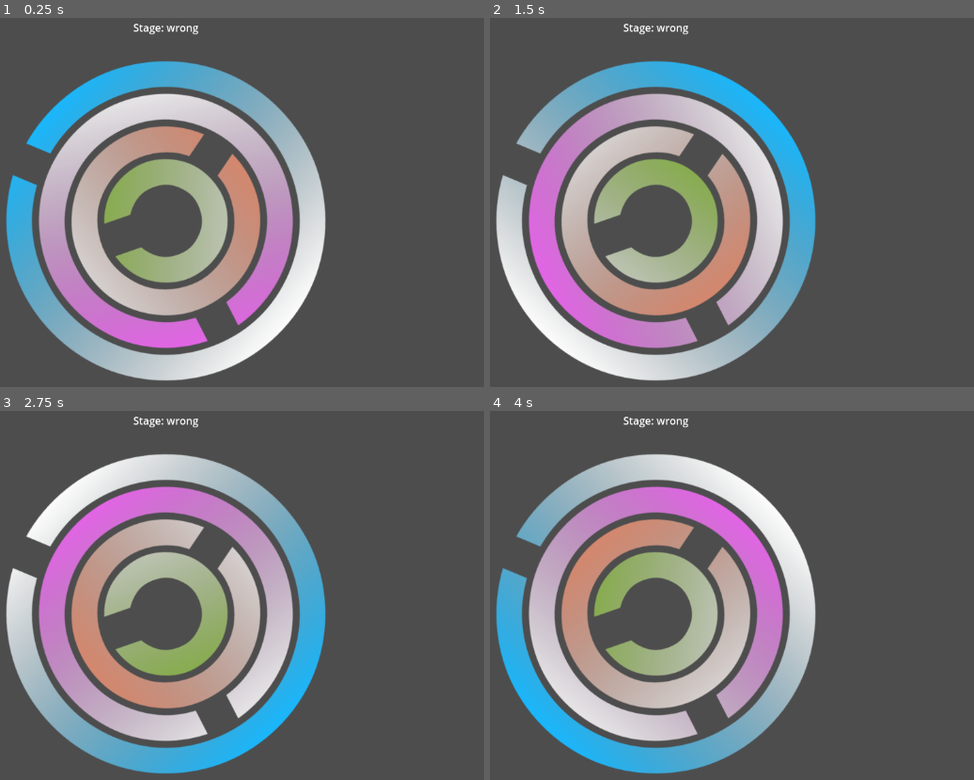
Above: before the commit, frames 1-4 (two rows, left to right).
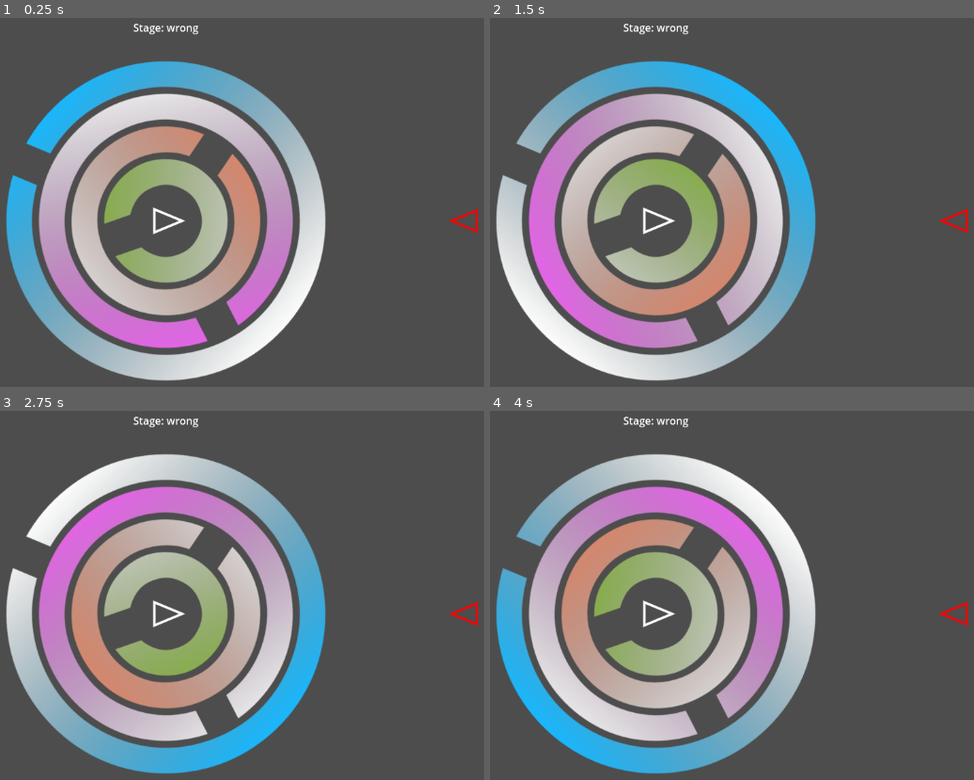
Above: after the commit, the same moments.

Repository: LettucePie/october
Game: Godot game, scene res://game.tscn
The game is run twice, just before and just after one commit, with the same random seed, the same clock (stepped at 60 frames per second) and the same inputs.
Inputs (mouse positions are in pixels of both pictures, inside the frame that each line leads up to):
- Up to frame 1 (0.25 s): no input
- Up to frame 2 (1.5 s): move the mouse to (819, 198) at 0.52 s; click (819, 198) at 0.67 s; move the mouse to (504, 243) at 1.27 s; click (504, 243) at 1.42 s
- Up to frame 3 (2.75 s): move the mouse to (242, 521) at 2.02 s; click (242, 521) at 2.17 s
- Up to frame 4 (4 s): move the mouse to (620, 698) at 2.77 s; click (620, 698) at 2.92 s; move the mouse to (882, 676) at 3.52 s; click (882, 676) at 3.67 s

The runs differ from the first frame. In frame 1, 0.3% of the frame differs, in the area x 31-99%, y 51-59%; in frame 2, 0.3%; in frame 3, 0.3%; in frame 4, 0.3%.

Commit message:
added waypoint triangles

Diff:
--- /dev/null
+++ b/components/waypoint.gd
@@ -0,0 +1,38 @@
+extends Node2D
+class_name Waypoint
+
+## Triangle Drawing Help
+var point_dir : Vector2 = Vector2.RIGHT
+@onready var base1_dir : Vector2 = Vector2.RIGHT.rotated(PI * -0.75)
+@onready var base2_dir : Vector2 = Vector2.RIGHT.rotated(PI * 0.75)
+## Dynamics
+var tri_scale : float = 25.0
+var rot_offset : float = 0.0
+var solver_edge : Vector2 = Vector2.RIGHT
+
+func _draw() -> void:
+	var center : Vector2 = get_window().size / 2
+	var center_tri : PackedVector2Array = [
+		center + (point_dir.rotated(rot_offset) * tri_scale),
+		center + (base1_dir.rotated(rot_offset) * tri_scale),
+		center + (base2_dir.rotated(rot_offset) * tri_scale),
+		center + (point_dir.rotated(rot_offset) * tri_scale)
+	]
+	draw_polyline(center_tri, Color.WHITE, 2.5, true)
+	## Edge Triangle
+	var edge : Vector2 = center
+	edge.x += center.x * 0.8
+	var edge_tri : PackedVector2Array = [
+		edge + (point_dir.rotated(rot_offset + PI) * (tri_scale * 0.9)),
+		edge + (base1_dir.rotated(rot_offset + PI) * (tri_scale * 0.9)),
+		edge + (base2_dir.rotated(rot_offset + PI) * (tri_scale * 0.9)),
+		edge + (point_dir.rotated(rot_offset + PI) * (tri_scale * 0.9)),
+	]
+	draw_polyline(edge_tri, Color.RED, 2.0, true)
+
+
+func rescale() -> void:
+	pass
+	## Figure out the size we want for our triangle, as well as if we're still
+	## orientated horizontal or vertical
+	# _Draw
--- a/game.tscn
+++ b/game.tscn
@@ -1,11 +1,15 @@
-[gd_scene load_steps=3 format=3 uid="uid://cuqejiribu1et"]
+[gd_scene load_steps=4 format=3 uid="uid://cuqejiribu1et"]
 
 [ext_resource type="Script" uid="uid://bdd177d25nwm" path="res://game.gd" id="1_ryrav"]
 [ext_resource type="PackedScene" uid="uid://bj3bhkl78bpfk" path="res://stages/stage_00_test.tscn" id="2_e2o6t"]
+[ext_resource type="Script" uid="uid://cgatjnj826qbc" path="res://components/waypoint.gd" id="3_feb5d"]
 
 [node name="Game" type="Node" node_paths=PackedStringArray("center_stage")]
 script = ExtResource("1_ryrav")
 center_stage = NodePath("stage")
+
+[node name="waypoint" type="Node2D" parent="."]
+script = ExtResource("3_feb5d")
 
 [node name="stage" parent="." instance=ExtResource("2_e2o6t")]
 position = Vector2(576, 324)
Not shown, added: components/waypoint.gd.uid
